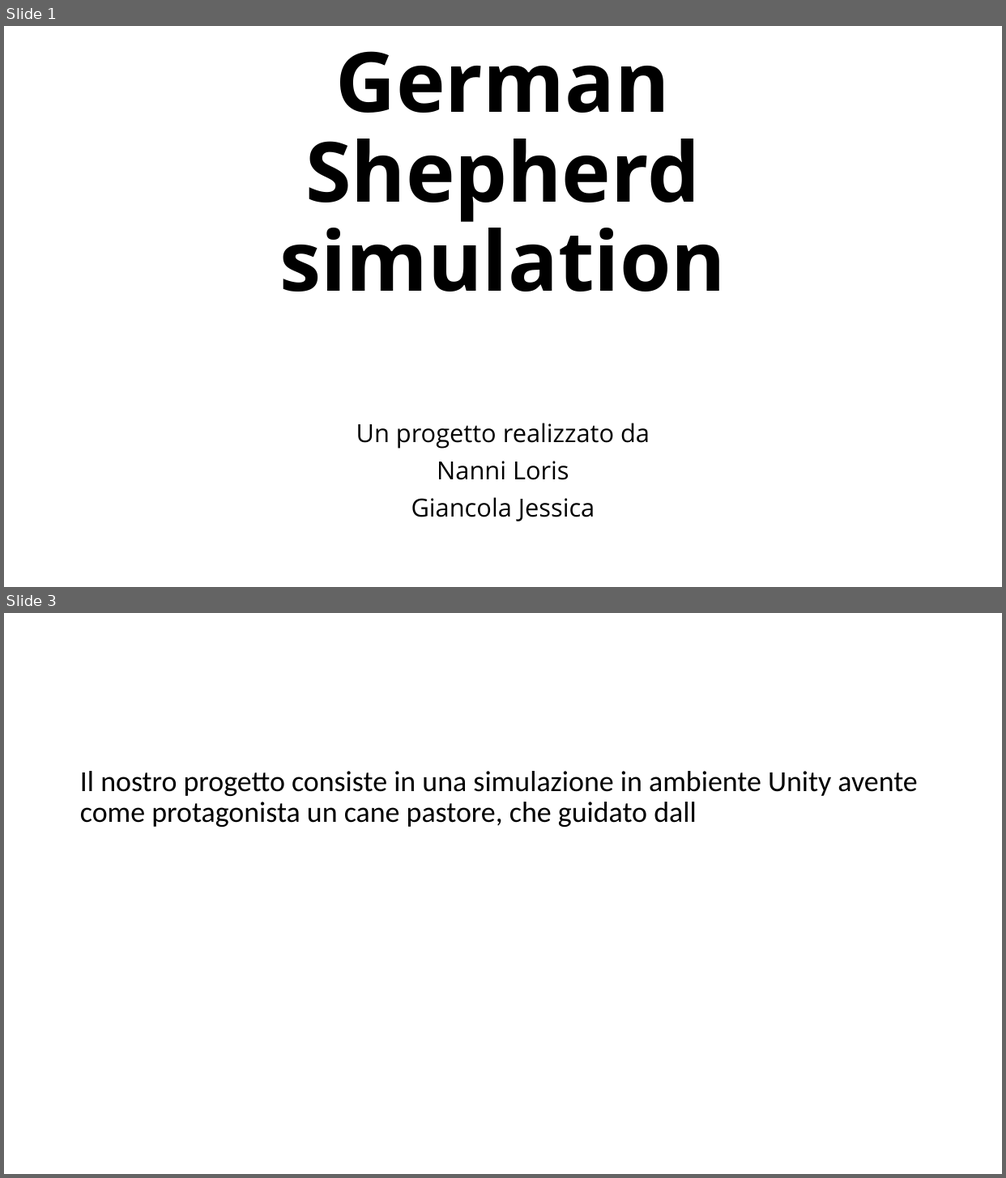
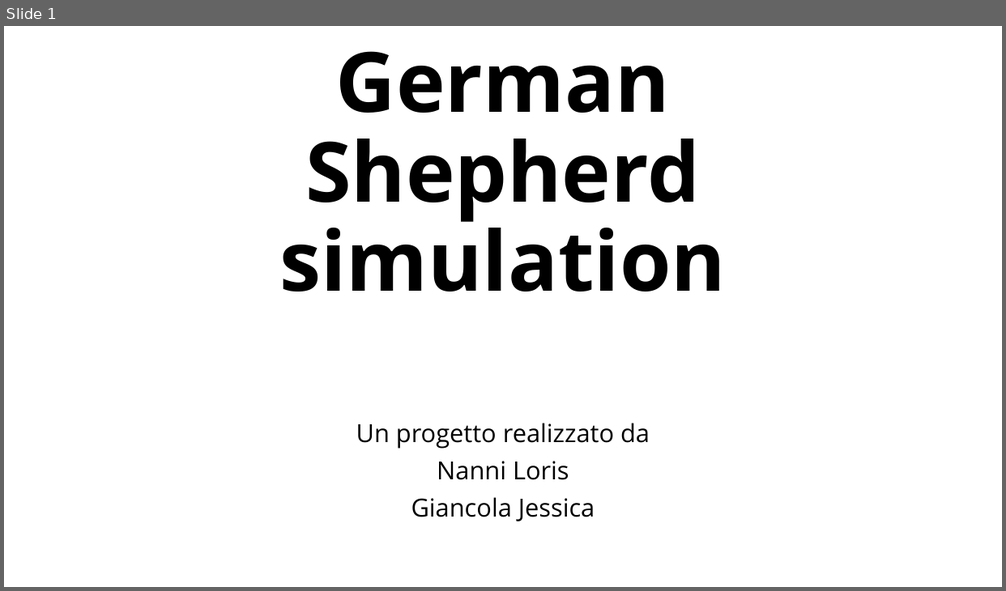
Before and after one commit to LorisNanni91/ProgettoRobotica, a slide deck: Presentazione progetto.pptx. Shown one above the other, each under a label of ours: slides 1 and 3 before the commit, slide 1 after it; the slides between them are not shown. The pictures are 1006x1178 and 1006x591 pixels, drawn with LibreOffice and Linux fonts; fonts in the diff are those of the drawing. Boxes give left, top, right and bottom in pixels: in the first picture for what was removed or moved away, otherwise in the second. Text is boxed around its words. In the diff, an @@ line names an element or a change of style, - is before the commit and + after.

```diff
--- a/Presentazione progetto.pptx
+++ b/Presentazione progetto.pptx
@@ slide 3 removed at bbox=[4, 613, 1002, 1174], background #FFFFFF @@
@@ text removed at bbox=[80, 771, 917, 827] @@
-Il nostro progetto consiste in una simulazione in ambiente Unity avente come protagonista un cane pastore, che guidato dall
```
Also in this commit, not shown: 1 slide changed, 12 slides added, 54 other files.
